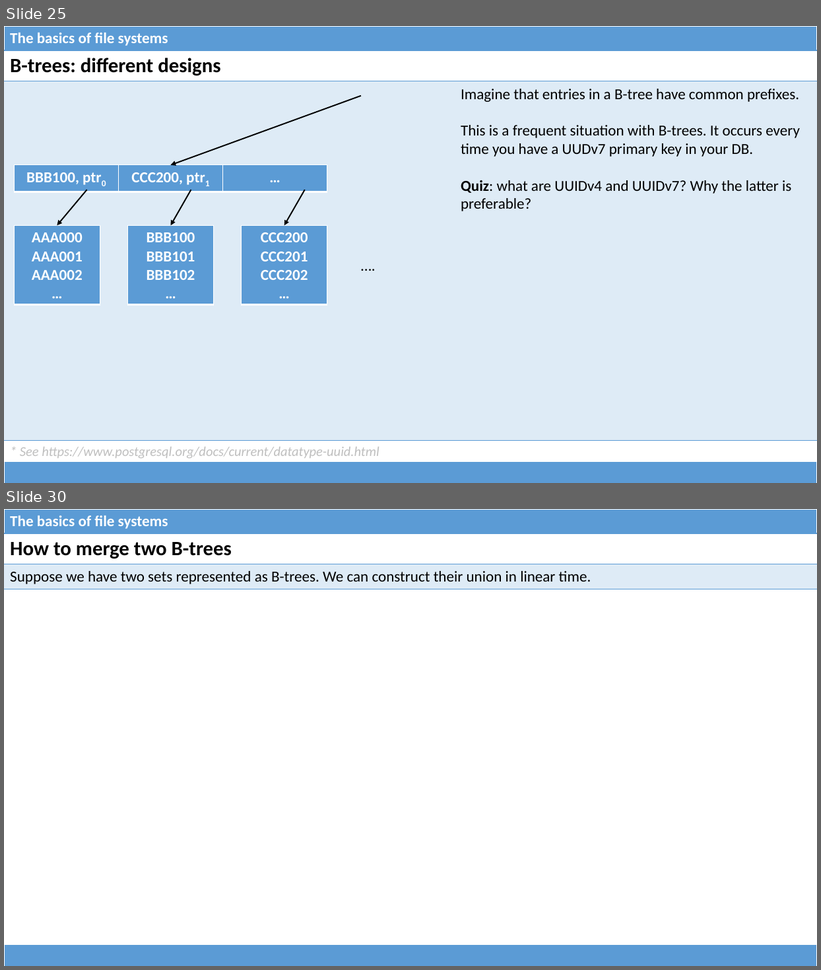
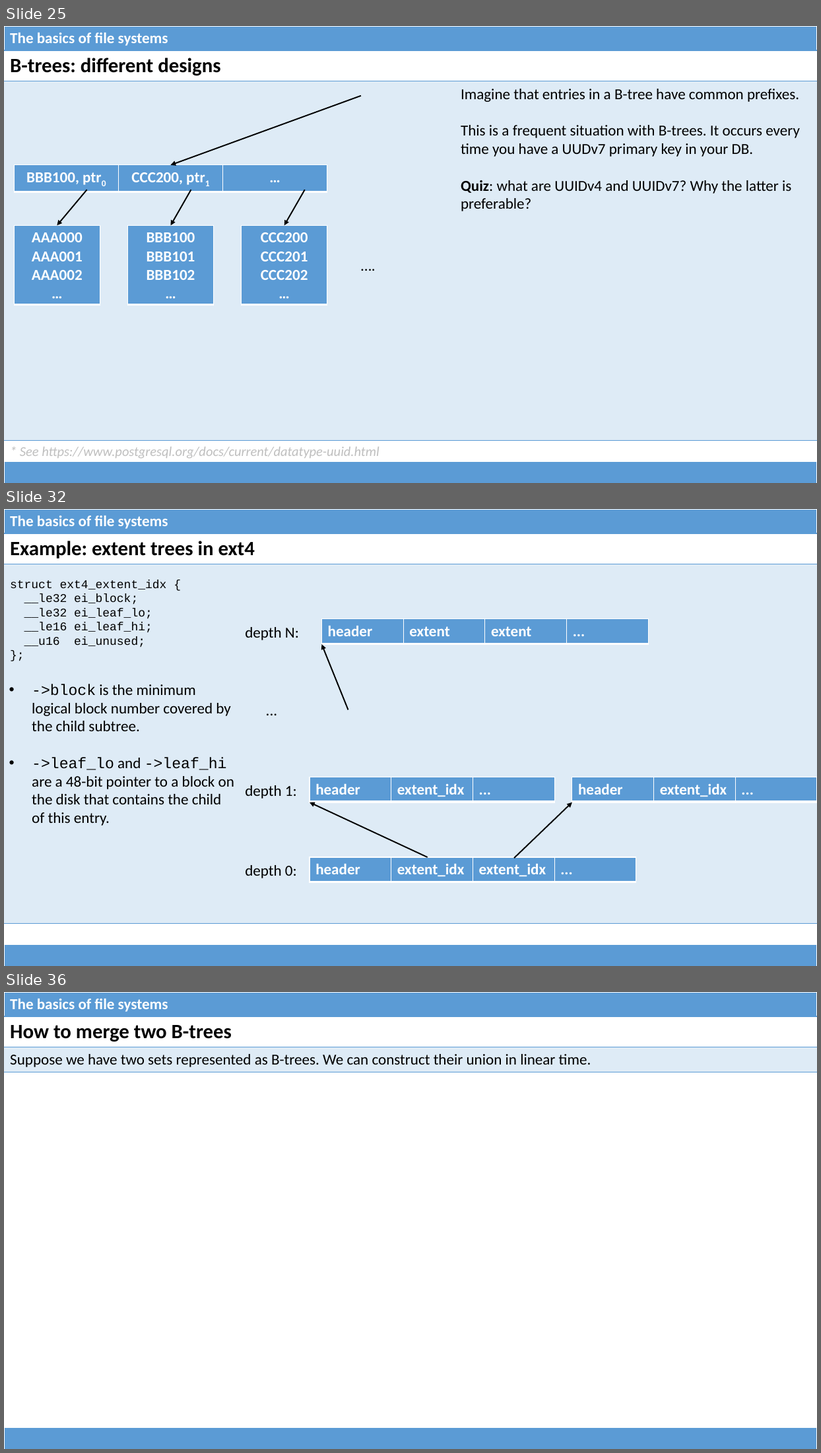
Before and after one commit to dominiquelefevre/filesystems-101-jb, a slide deck: talks/src/class05.pptx. Shown one above the other, each under a label of ours: slides 25 and 30 before the commit, slides 25, 32 and 36 after it; the slides between them are not shown. The pictures are 821x970 and 821x1453 pixels, drawn with LibreOffice and Linux fonts; fonts in the diff are those of the drawing. Boxes give left, top, right and bottom in pixels: in the first picture for what was removed or moved away, otherwise in the second. Text is boxed around its words. In the diff, an @@ line names an element or a change of style, - is before the commit and + after.

Commit message:
class05: ext4's extent trees and Blocked Bloom Filters.

```diff
--- a/talks/src/class05.pptx
+++ b/talks/src/class05.pptx
@@ slide 32 added at [4, 509, 817, 966], background #FFFFFF @@
@@ table added at [4, 509, 817, 533], 1 rows, 1 columns @@
+The basics of file systems
@@ table added at [4, 533, 817, 918], 2 rows, 1 columns @@
+Example: extent trees in ext4
+
@@ text added at [10, 580, 167, 647], 14 pt, text #000000 @@
+struct ext4_extent_idx {
+__le32 ei_block;
+__le32 ei_leaf_lo;
+__le16 ei_leaf_hi;
+__u16 ei_unused;
+};
@@ text added at [245, 627, 299, 640], 18 pt, text #000000 @@
+depth N:
@@ table added at [322, 619, 649, 644], 1 rows, 4 columns @@
+header | extent | extent | ...
@@ arrow added from (348, 710) to (322, 644), #000000 1.5 pt @@
@@ text added at [32, 684, 234, 826], 18 pt, text #000000 @@
+• ->block is the minimum logical block number covered by the child subtree.
+• ->leaf_lo and ->leaf_hi are a 48-bit pointer to a block on the disk that contains the child of this entry.
@@ text added at [240, 698, 305, 722], 18 pt, text #000000 @@
+...
@@ text added at [245, 786, 297, 799], 18 pt, text #000000 @@
+depth 1:
@@ table added at [310, 778, 555, 803], 1 rows, 3 columns @@
+header | extent_idx | ...
@@ table added at [572, 778, 817, 803], 1 rows, 3 columns @@
+header | extent_idx | ...
@@ arrow added from (427, 857) to (310, 803), #000000 1.5 pt @@
@@ arrow added from (515, 859) to (572, 803), #000000 1.5 pt @@
@@ table added at [310, 857, 636, 883], 1 rows, 4 columns @@
+header | extent_idx | extent_idx | ...
@@ text added at [245, 865, 297, 879], 18 pt, text #000000 @@
+depth 0:
@@ table added at [4, 945, 817, 966], 1 rows, 1 columns @@
+
@@ what was slide 30 is now slide 36 @@
```
Also in this commit, not shown: 14 slides changed, 7 other slides added, 1 other file.
